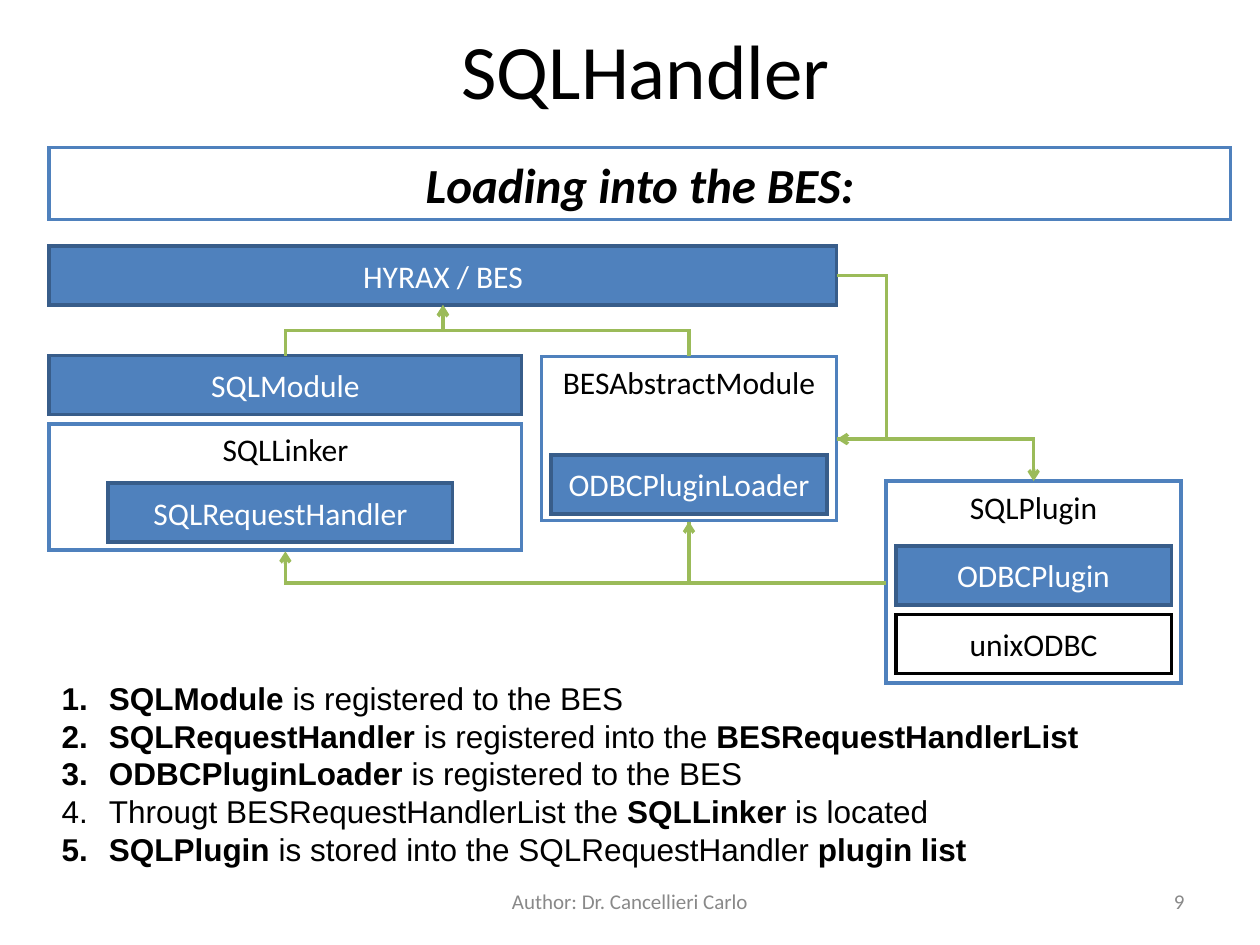
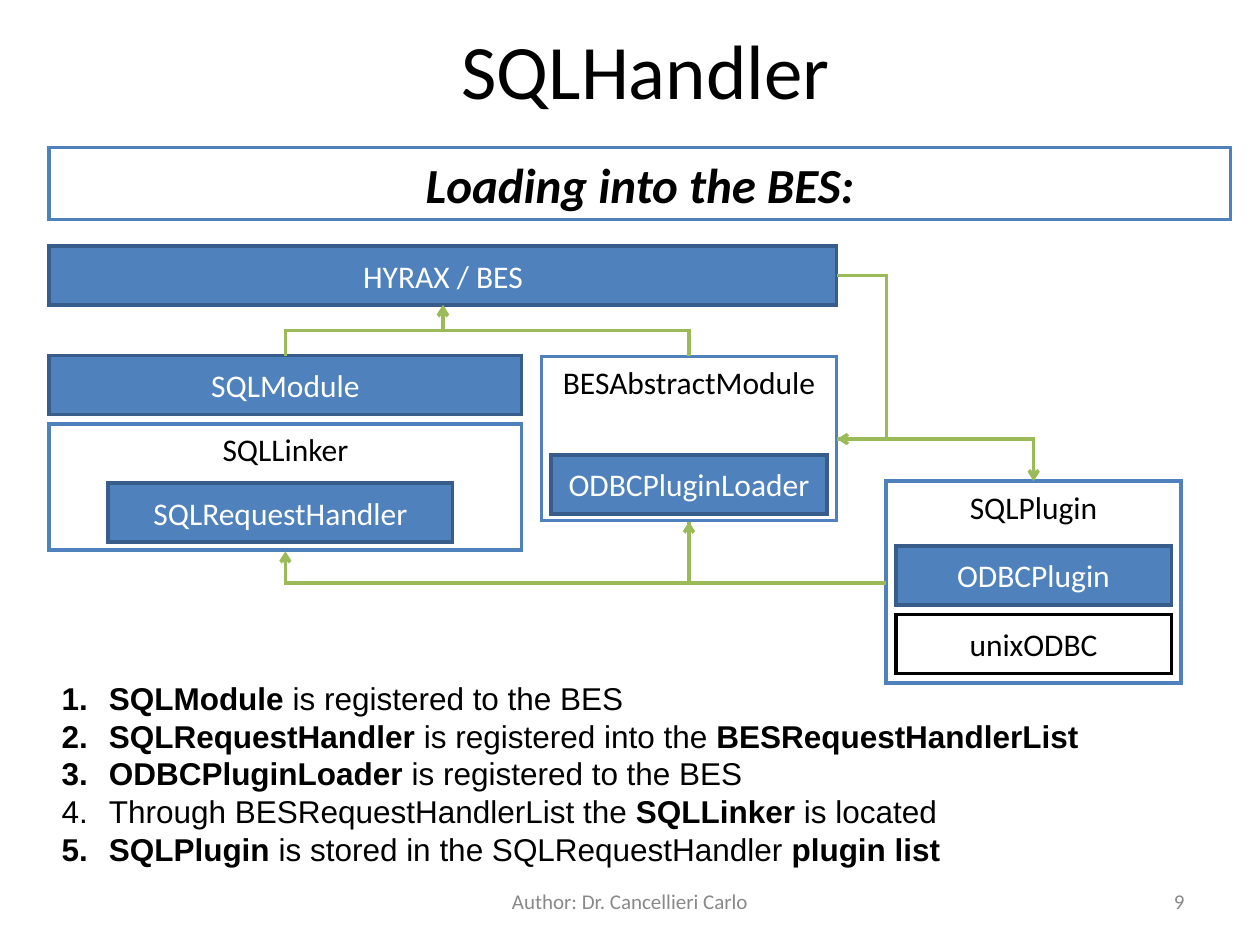
Before and after one commit to OPENDAP/sql_handler, a slide deck: slide 9 of docs/SqlHandler.ppt. Drawn at 1260x945 pixels with LibreOffice and Linux fonts; fonts in the diff are those of the drawing. Boxes give left, top, right and bottom in pixels: in the first picture for what was removed or moved away, otherwise in the second. Text is boxed around its words. In the diff, an @@ line names an element or a change of style, - is before the commit and + after.

```diff
--- a/docs/SqlHandler.ppt
+++ b/docs/SqlHandler.ppt
@@ text at <box>109,800,940,867</box>: text changed @@
-4. Througt BESRequestHandlerList the SQLLinker is located
-5. SQLPlugin is stored into the SQLRequestHandler plugin list
+4. Through BESRequestHandlerList the SQLLinker is located
+5. SQLPlugin is stored in the SQLRequestHandler plugin list
```
Also in this commit, not shown: 17 other slides changed, 6 other files.
